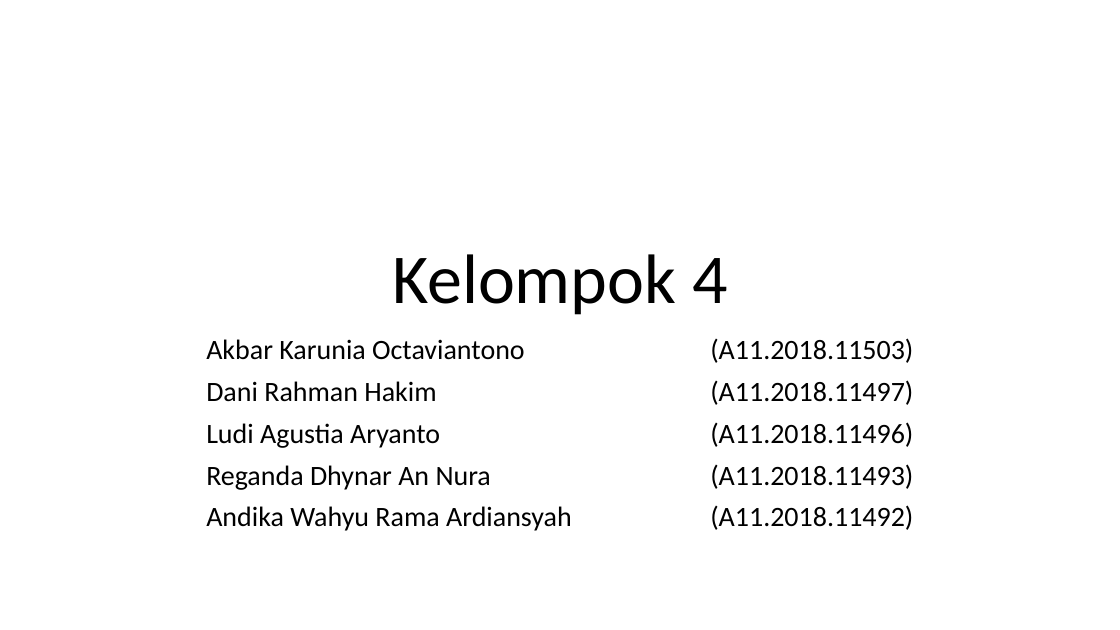
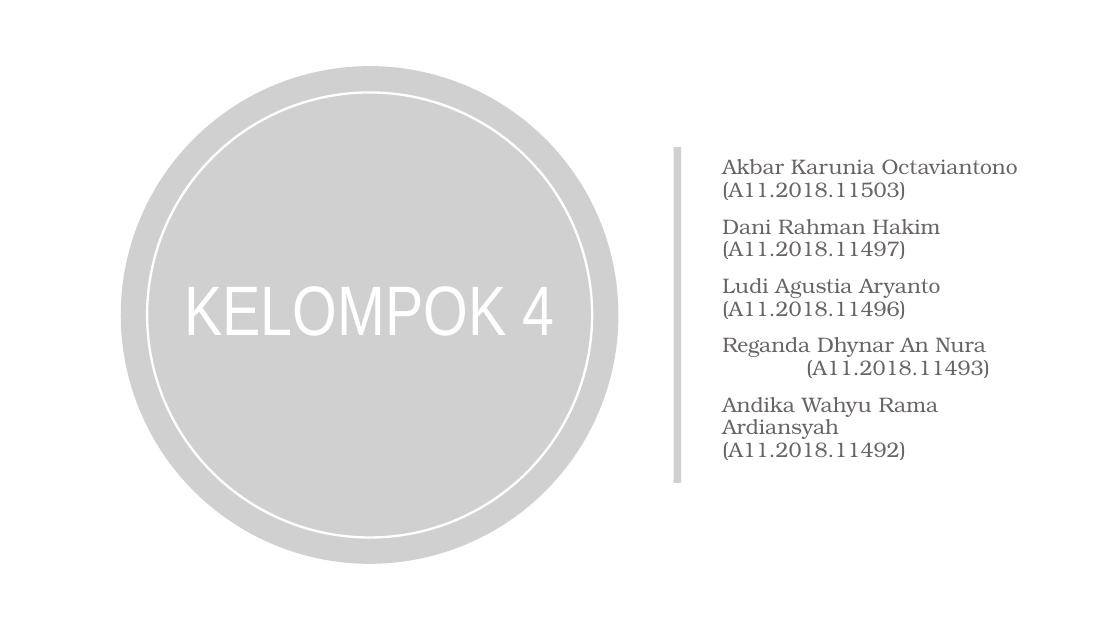
Before and after one commit to danirahman21/PPL4620, a slide deck: slide 2 of Kelompok 4.pptx (slide 1 before the commit). Drawn at 1120x630 pixels with LibreOffice and Linux fonts; fonts in the diff are those of the drawing; grey boxes stand for pictures; background and template pictures are left out. Boxes give left, top, right and bottom in pixels: in the first picture for what was removed or moved away, otherwise in the second. Text is boxed around its words. In the diff, an @@ line names an element or a change of style, - is before the commit and + after.

```diff
--- a/Kelompok 4.pptx
+++ b/Kelompok 4.pptx
@@ picture added at [121,66,619,565] @@
@@ ellipse added at [147,92,592,538], outline #FFFFFF 2 pt @@
@@ title "KELOMPOK 4" at [184,287,554,335]: vertical alignment bottom to middle @@
@@ picture added at [673,147,681,484] @@
@@ subtitle "Akbar Karunia Octaviantono (A11.2018.11503)": place and size @@
-subtitle "Akbar Karunia Octaviantono (A11.2018.11503)" at [206,338,913,531]
+subtitle "Akbar Karunia Octaviantono (A11.2018.11503)" at [722,159,1018,460]
@@ subtitle "Akbar Karunia Octaviantono (A11.2018.11503)" at [722,159,1018,460]: size 24 to 18 pt, font Calibri to TeX Gyre Bonum, text colour #000000 to #696464; alignment centre to left; more space between paragraphs; vertical alignment top to middle @@
@@ title at [184,287,554,335]: text changed; font Calibri to Arial Narrow; text colour #000000 to #FFFFFF @@
-Kelompok 4
+KELOMPOK 4
```
Also in this commit, not shown: 5 other slides changed, 16 slides added, 1 other file.
